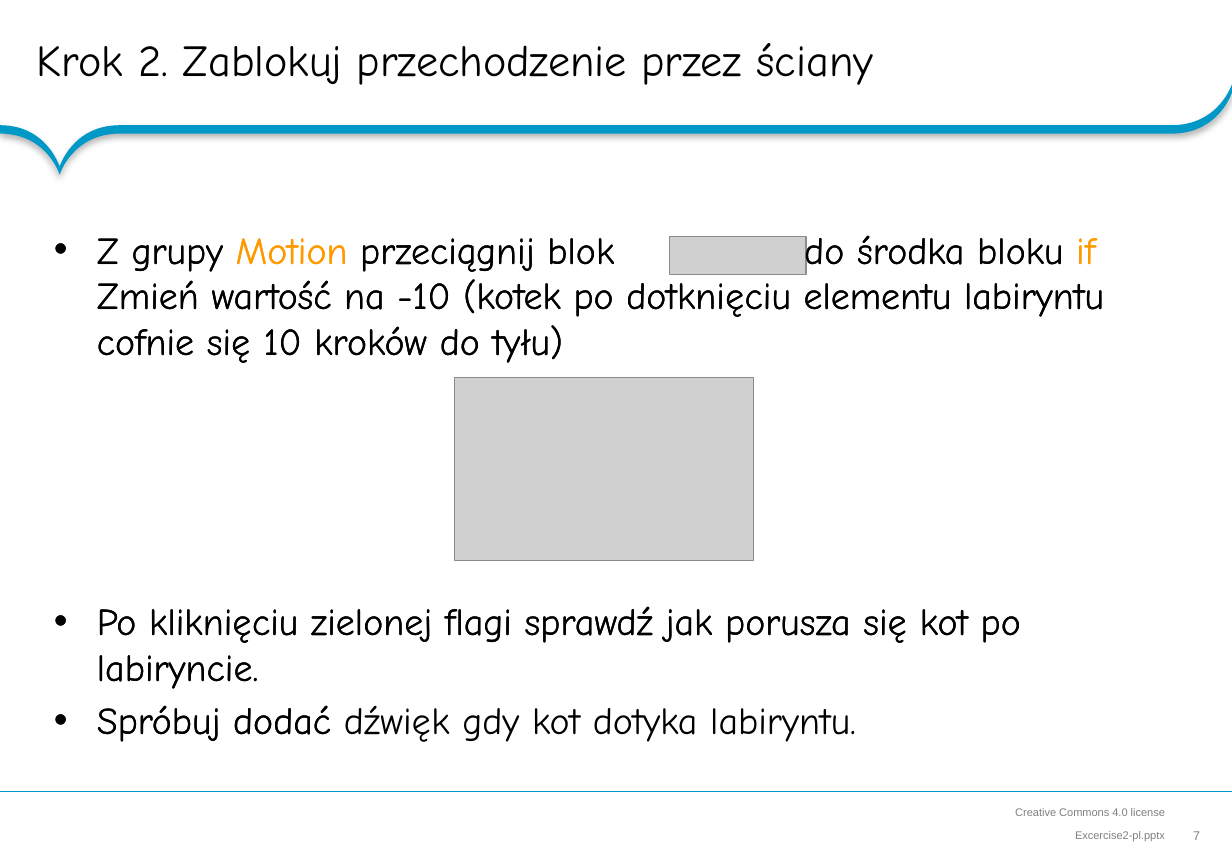
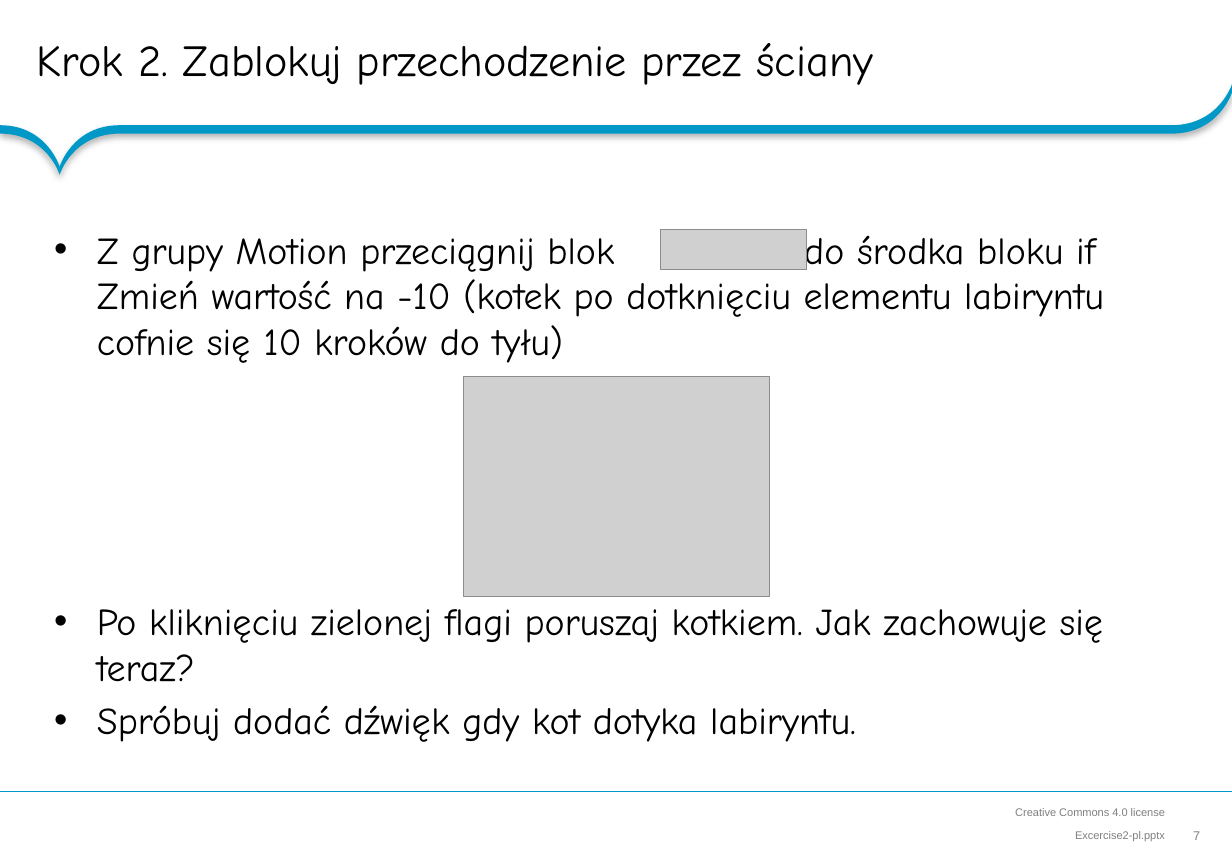
Before and after one commit to RoboCap/scratch, a slide deck: slide 7 of hands-on-lab/Excercise2-pl.pptx. Drawn at 1232x853 pixels with LibreOffice and Linux fonts; fonts in the diff are those of the drawing; grey boxes stand for pictures; background and template pictures are left out. Boxes give left, top, right and bottom in pixels: in the first picture for what was removed or moved away, otherwise in the second. Text is boxed around its words. In the diff, an @@ line names an element or a change of style, - is before the commit and + after.

```diff
--- a/hands-on-lab/Excercise2-pl.pptx
+++ b/hands-on-lab/Excercise2-pl.pptx
@@ text at box(97, 231, 1104, 363): text colour #FF9900 to #000000 in "Motion if" @@
@@ picture: place and size @@
-picture at box(670, 237, 807, 274)
+picture at box(661, 230, 807, 270)
@@ picture: place and size @@
-picture at box(455, 378, 753, 561)
+picture at box(464, 377, 770, 597)
@@ text at box(97, 609, 1104, 742): text changed @@
-• Po kliknięciu zielonej flagi sprawdź jak porusza się kot po labiryncie.
-• Spróbuj dodać
+• Po kliknięciu zielonej flagi poruszaj kotkiem. Jak zachowuje się teraz?
+• Spróbuj dodać dźwięk gdy kot dotyka labiryntu.
```
Also in this commit, not shown: 6 other files.
